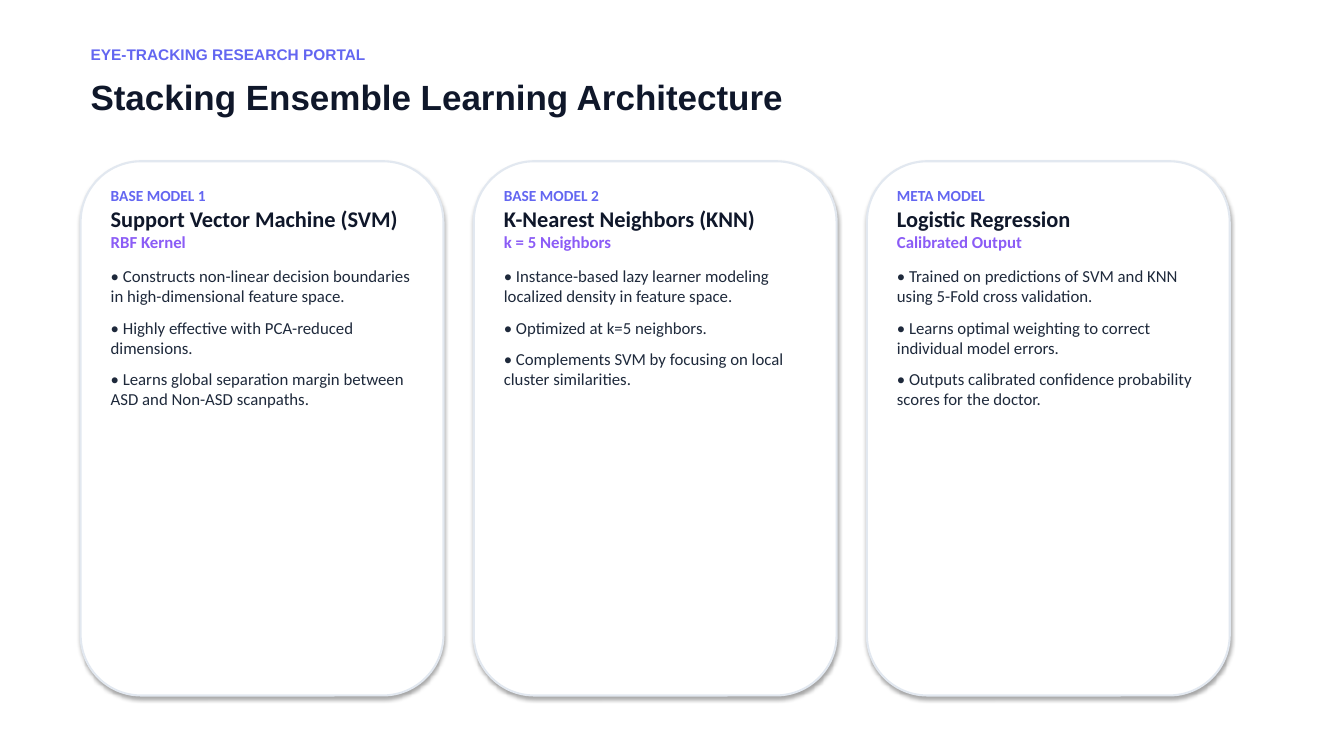
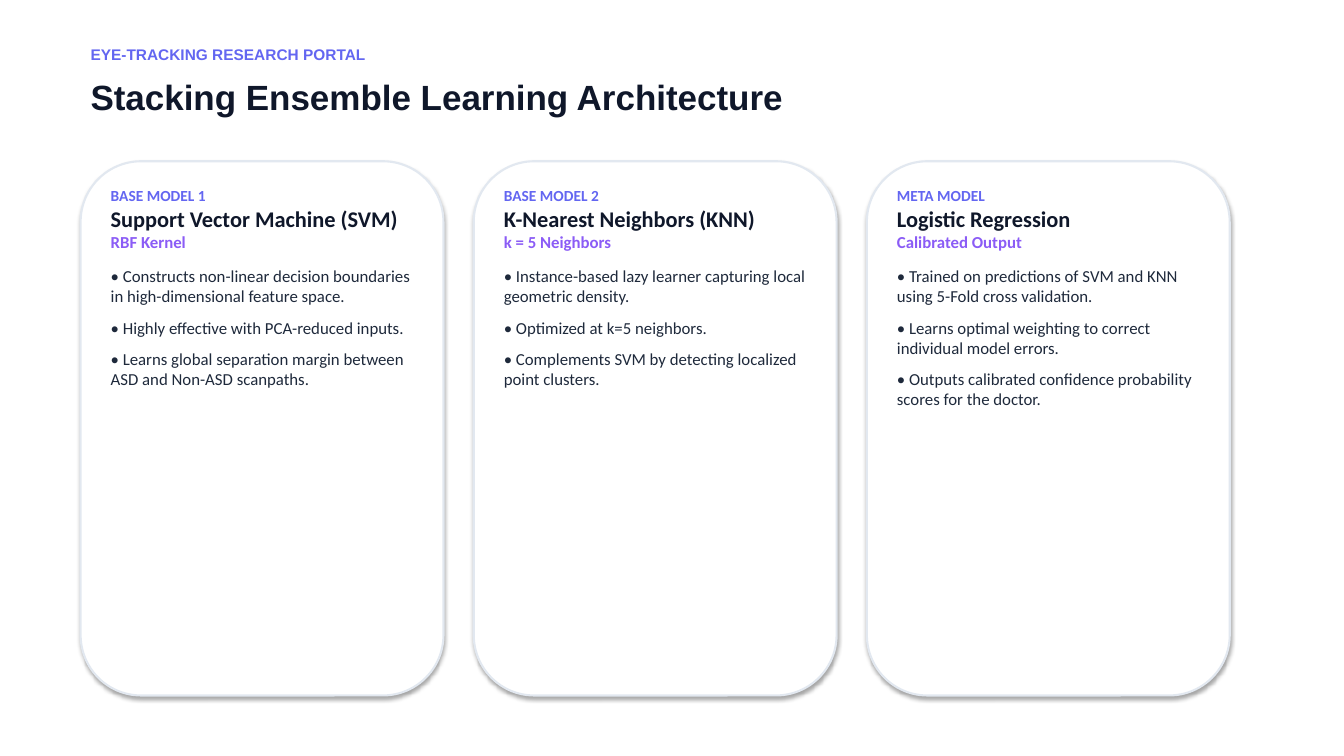
Before and after one commit to nandini-rathod/asd-eye-tracking, a slide deck: slide 4 of ASD_EyeTracking_Presentation.pptx (slide 5 before the commit). Drawn at 1344x756 pixels with LibreOffice and Linux fonts; fonts in the diff are those of the drawing. Boxes give left, top, right and bottom in pixels: in the first picture for what was removed or moved away, otherwise in the second. Text is boxed around its words. In the diff, an @@ line names an element or a change of style, - is before the commit and + after.

```diff
--- a/ASD_EyeTracking_Presentation.pptx
+++ b/ASD_EyeTracking_Presentation.pptx
@@ text at box(504, 270, 805, 305): text changed @@
-• Instance-based lazy learner modeling localized density in feature space.
+• Instance-based lazy learner capturing local geometric density.
@@ text at box(123, 322, 404, 337): text changed @@
-• Highly effective with PCA-reduced dimensions.
+• Highly effective with PCA-reduced inputs.
@@ text at box(504, 353, 797, 388): text changed @@
-• Complements SVM by focusing on local cluster similarities.
+• Complements SVM by detecting localized point clusters.
```
Also in this commit, not shown: 1 other slide changed, 2 other files.
